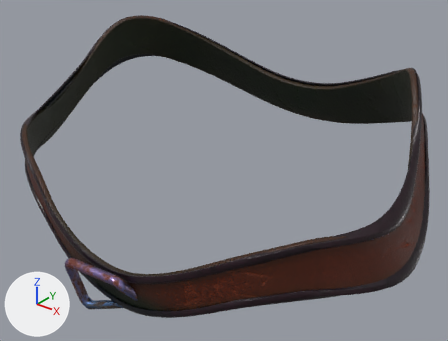
The glTF model godot/art/gear/out/body_p1/reaver.belt.gltf as it was, and as the next commit left it.
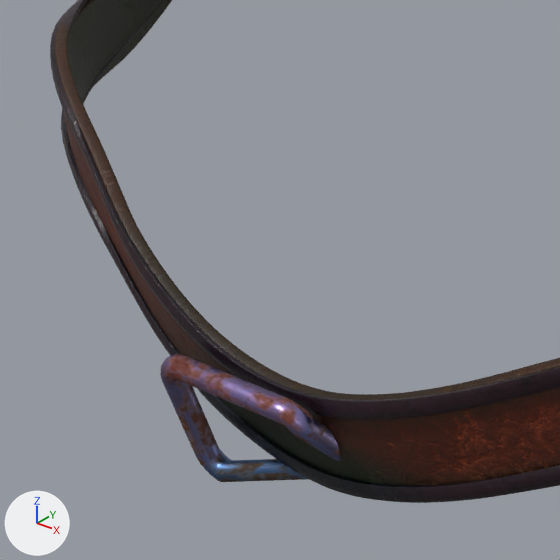
Each version is shown whole from a 50 mm lens placed at (0.2766, -0.3379, 1.3015), pointed at (0.0083, -0.0025, 1.0936), then close up on the part from 0% to 50% of the width and 34% to 100% of the height. Arrows for +X, +Y and +Z are at lower left; the lights stay in place. The older version's two pictures come first. Both versions are drawn at full value of the shape key 'hip_flex135_l' of 'reaver.belt.rust'; the numbers are the values there. Vertices at exactly the same position are counted once.

The first close-up shows 'reaver.belt.darkleather', 'reaver.belt.oldleather', 'reaver.belt.rust'.
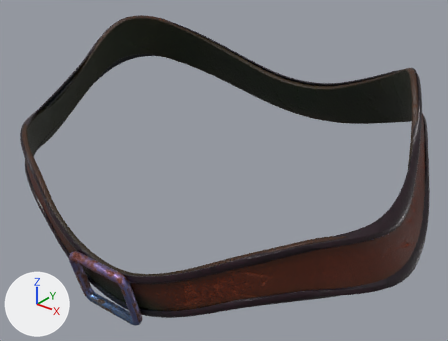
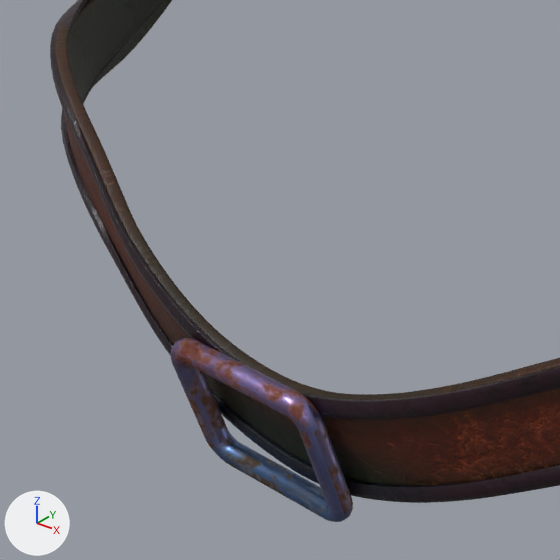
What differs and where, as boxes [x1, y1, x2, y2] in the close-ups (560 x 560 px):
'reaver.belt.rust', reshaped
    before: [160, 354, 341, 482]
    after: [171, 338, 353, 522]

What the commit changed:
me_reaver_belt_rust is used by ob_reaver_belt_rust; location (0.0, 0.0, 0.0).
me_reaver_belt_rust had 372 vertices, 744 faces and spanned x -0.0282..0.0268, y -0.1327..-0.0981, z 1.0203..1.0689.
me_reaver_belt_rust now has 372 vertices, 744 faces and spans x -0.0292..0.0275, y -0.1283..-0.1106, z 1.0229..1.0702.
me_reaver_belt_rust part 1: 372 of 372 vertices moved; they spanned x -0.0282..0.0268, y -0.1327..-0.0981, z 1.0203..1.0689 and now span x -0.0292..0.0275, y -0.1283..-0.1106, z 1.0229..1.0702; mean shift (0.0, 0.0, 0.0).
